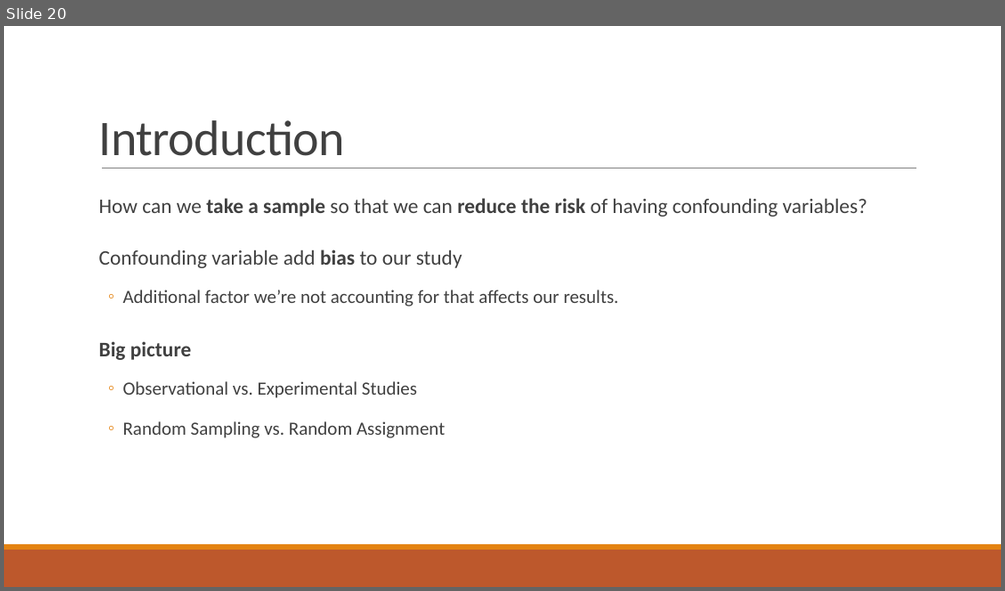
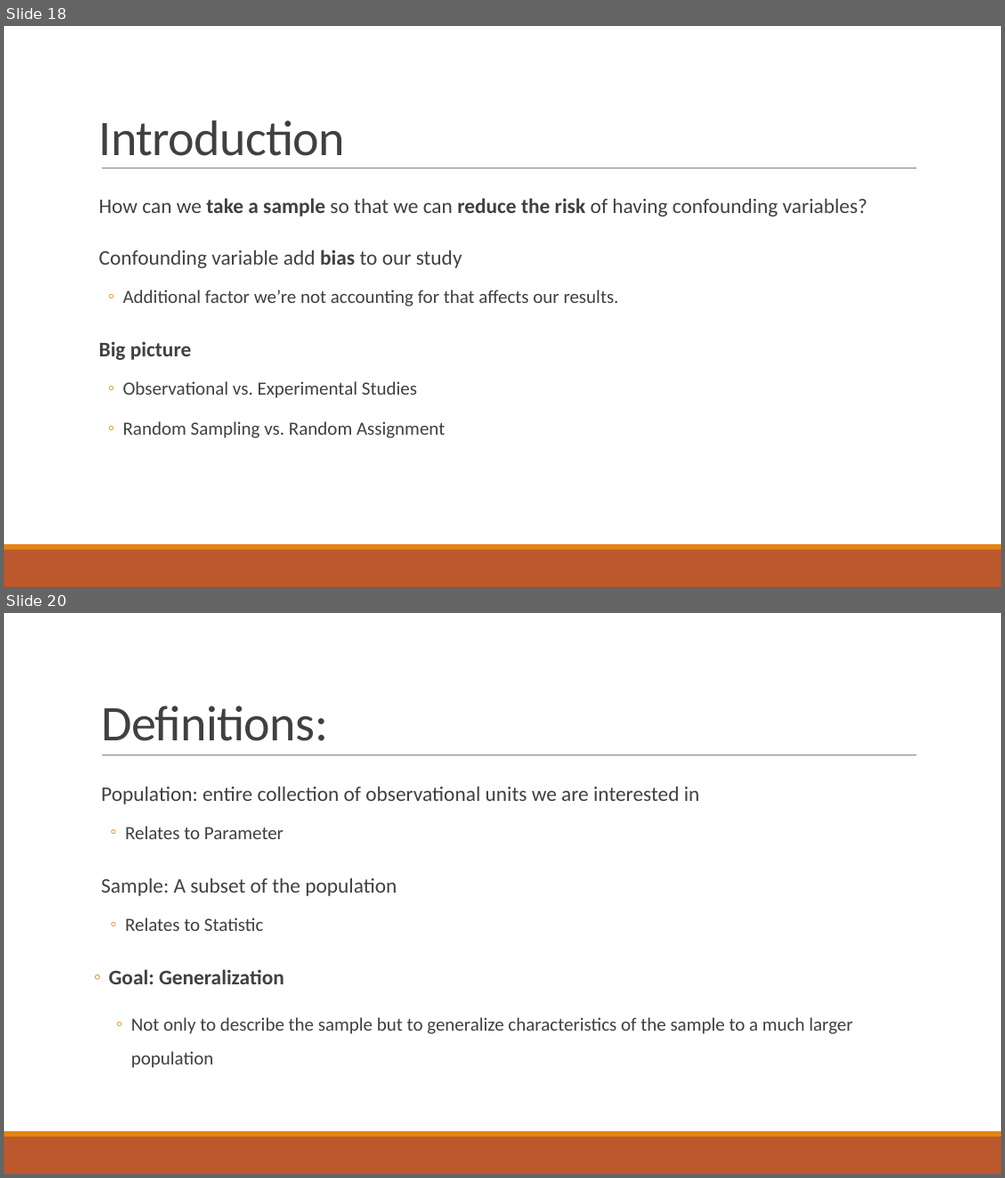
Before and after one commit to alisonkleffner/presentations, a slide deck: job/teaching/teaching-demonstration1.pptx. Shown one above the other, each under a label of ours: slide 20 before the commit, slides 18 and 20 after it; the slides between them are not shown. The pictures are 1005x591 and 1005x1178 pixels, drawn with LibreOffice and Linux fonts; fonts in the diff are those of the drawing. Boxes give left, top, right and bottom in pixels: in the first picture for what was removed or moved away, otherwise in the second. Text is boxed around its words. In the diff, an @@ line names an element or a change of style, - is before the commit and + after.

```diff
--- a/job/teaching/teaching-demonstration1.pptx
+++ b/job/teaching/teaching-demonstration1.pptx
@@ slide 20 added at bbox=[4, 613, 1001, 1174], background #FFFFFF; not listed: 3 template elements that a slide beside it also shows @@
@@ title added at bbox=[101, 706, 328, 741], 48 pt, text #404040 @@
+Definitions:
@@ text added at bbox=[101, 787, 852, 1068], 18 pt, text #404040 @@
+  Population: entire collection of observational units we are interested in
+  ◦ Relates to Parameter
+  Sample: A subset of the population
+  ◦ Relates to Statistic
+  ◦ Goal: Generalization
+    ◦ Not only to describe the sample but to generalize characteristics of the sample to a much larger population
@@ what was slide 20 is now slide 18 @@
```
Also in this commit, not shown: 3 slides changed, 4 other slides added, 2 other files.
